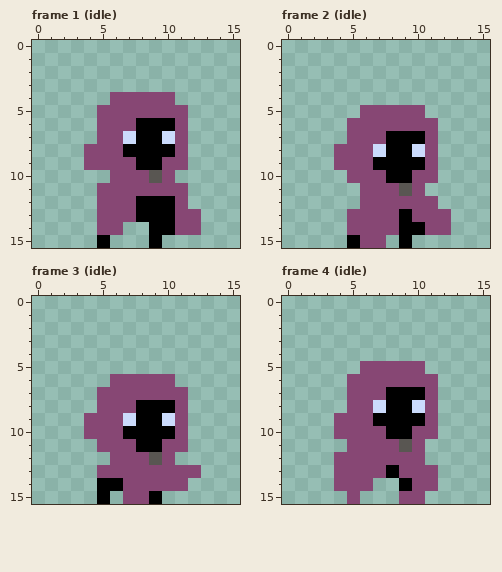
Edited in one commit: pixel-art file (PixelEngine/res/sprites/player.aseprite). The first picture shows the starting point.
16x16 pixels, 18 frames. Shown: frame 1 (idle), frame 2 (idle), frame 3 (idle), frame 4 (idle). The commit also changed other frames, which this record leaves out.
The result:
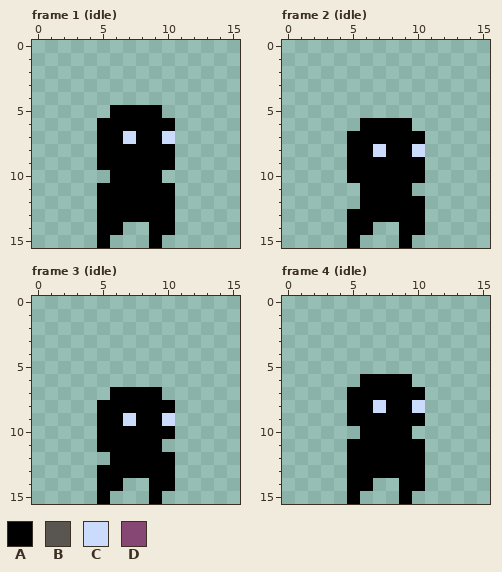
Palette (. is transparent): A #000000  B #595652  C #cbdbfc  D #874774
Change:
--- frame 1 (idle)
@@ x 0..15 @@
  3 ................
- 4 ......DDDDD.....
- 5 .....DDDDDDD....
- 6 .....DDDAAAD....
- 7 .....DDCAACD....
- 8 ....DDDAAAAD....
- 9 ....DDDDAADD....
-10 ......DDDBD.....
-11 .....DDDDDDD....
-12 .....DDDAAAD....
-13 .....DDDAAADD...
-14 .....DD..AADD...
+ 4 ................
+ 5 ......AAAA......
+ 6 .....AAAAAA.....
+ 7 .....AACAAC.....
+ 8 .....AAAAAA.....
+ 9 .....AAAAAA.....
+10 ......AAAA......
+11 .....AAAAAA.....
+12 .....AAAAAA.....
+13 .....AAAAAA.....
+14 .....AA..AA.....
 15 .....A...A......
--- frame 2 (idle)
@@ x 0..15 @@
  4 ................
- 5 ......DDDDD.....
- 6 .....DDDDDDD....
- 7 .....DDDAAAD....
- 8 ....DDDCAACD....
- 9 ....DDDAAAAD....
-10 .....DDDAADD....
-11 ......DDDBD.....
-12 ......DDDDDD....
-13 .....DDDDADDD...
-14 .....DDDDAADD...
-15 .....ADD.A......
+ 5 ................
+ 6 ......AAAA......
+ 7 .....AAAAAA.....
+ 8 .....AACAAC.....
+ 9 .....AAAAAA.....
+10 .....AAAAAA.....
+11 ......AAAA......
+12 ......AAAAA.....
+13 .....AAAAAA.....
+14 .....AA..AA.....
+15 .....A...A......
--- frame 3 (idle)
@@ x 0..15 @@
  5 ................
- 6 ......DDDDD.....
- 7 .....DDDDDDD....
- 8 .....DDDAAAD....
- 9 ....DDDCAACD....
-10 ....DDDAAAAD....
-11 .....DDDAADD....
-12 ......DDDBD.....
-13 .....DDDDDDDD...
-14 .....AADDDDD....
-15 .....A.DDA......
+ 6 ................
+ 7 ......AAAA......
+ 8 .....AAAAAA.....
+ 9 .....AACAAC.....
+10 .....AAAAAA.....
+11 .....AAAAA......
+12 ......AAAAA.....
+13 .....AAAAAA.....
+14 .....AA..AA.....
+15 .....A...A......
--- frame 4 (idle)
@@ x 0..15 @@
  4 ................
- 5 ......DDDDD.....
- 6 .....DDDDDDD....
- 7 .....DDDAAAD....
- 8 .....DDCAACD....
- 9 ....DDDAAAAD....
-10 ....DDDDAADD....
-11 .....DDDDBD.....
-12 ....DDDDDDD.....
-13 ....DDDDADDD....
-14 ....DDD..ADD....
-15 .....D...DD.....
+ 5 ................
+ 6 ......AAAA......
+ 7 .....AAAAAA.....
+ 8 .....AACAAC.....
+ 9 .....AAAAAA.....
+10 ......AAAA......
+11 .....AAAAAA.....
+12 .....AAAAAA.....
+13 .....AAAAAA.....
+14 .....AA..AA.....
+15 .....A...A......
Where, in picture pixels (left, top, right, bottom), the same in both pictures:
changed: (84, 92, 201, 235)
changed: (334, 105, 451, 248)
changed: (84, 374, 201, 504)
changed: (334, 361, 438, 504)
